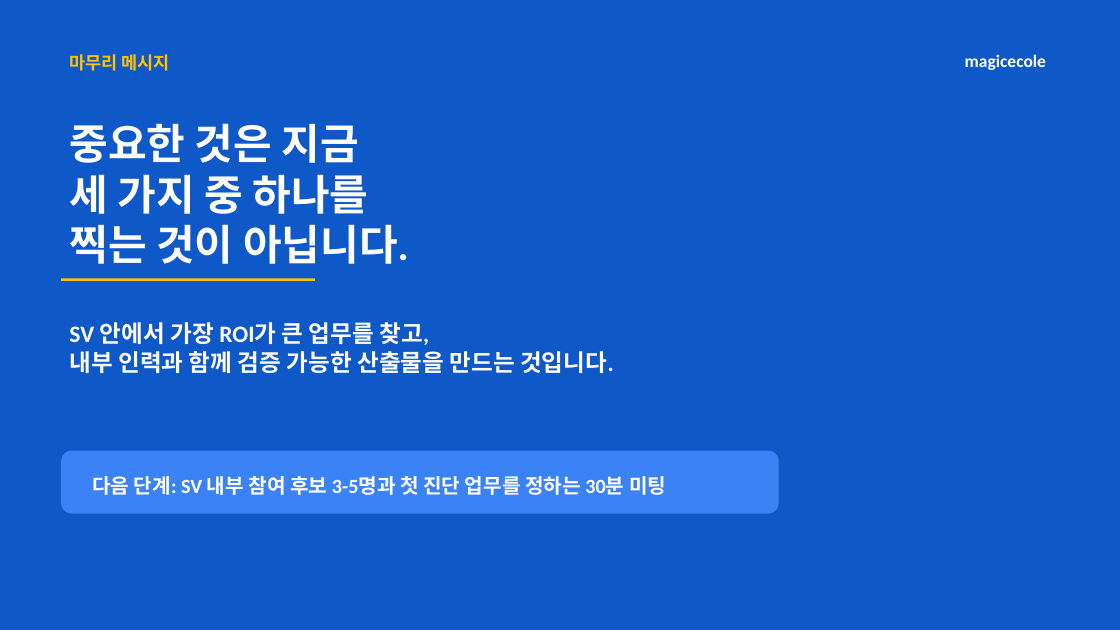
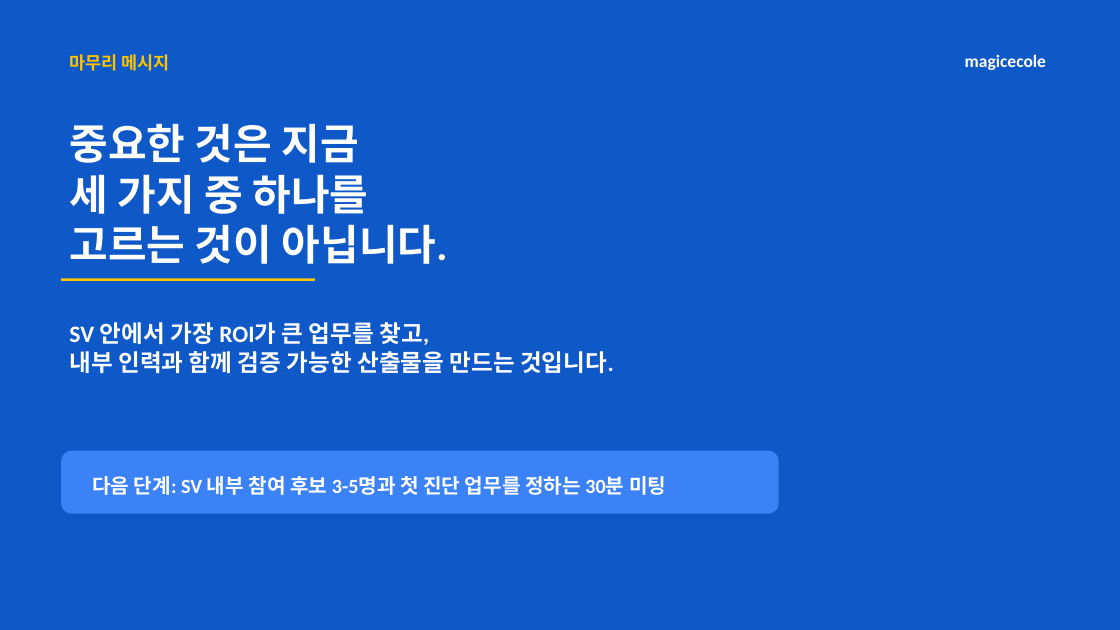
Before and after one commit to MagicecoleAI/svinvest-ai-native-vc-workshop, a slide deck: slide 12 of outputs/SV_AI_Native_90일_실행프로그램.pptx. Drawn at 1120x630 pixels with LibreOffice and Linux fonts; fonts in the diff are those of the drawing. Boxes give left, top, right and bottom in pixels: in the first picture for what was removed or moved away, otherwise in the second. Text is boxed around its words. In the diff, an @@ line names an element or a change of style, - is before the commit and + after.

```diff
--- a/outputs/SV_AI_Native_90일_실행프로그램.pptx
+++ b/outputs/SV_AI_Native_90일_실행프로그램.pptx
@@ text at (70, 224, 448, 264): text changed @@
-찍는 것이 아닙니다.
+고르는 것이 아닙니다.
```
Also in this commit, not shown: 9 other slides changed, 1 other file.
